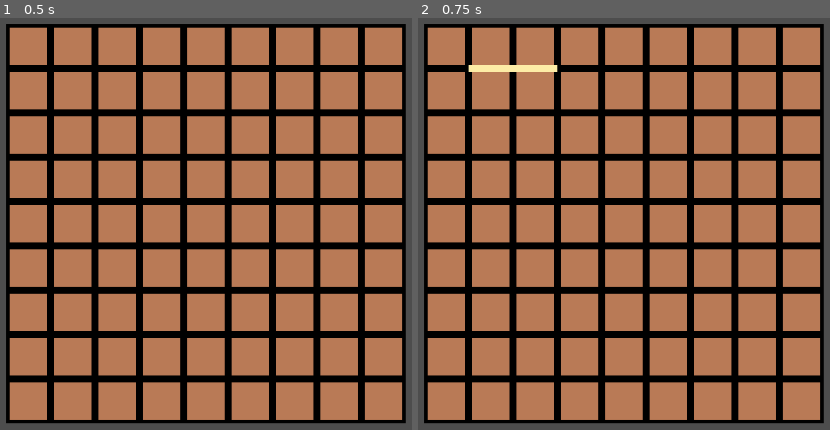
Above: before the commit, frames 1-2 (left to right).
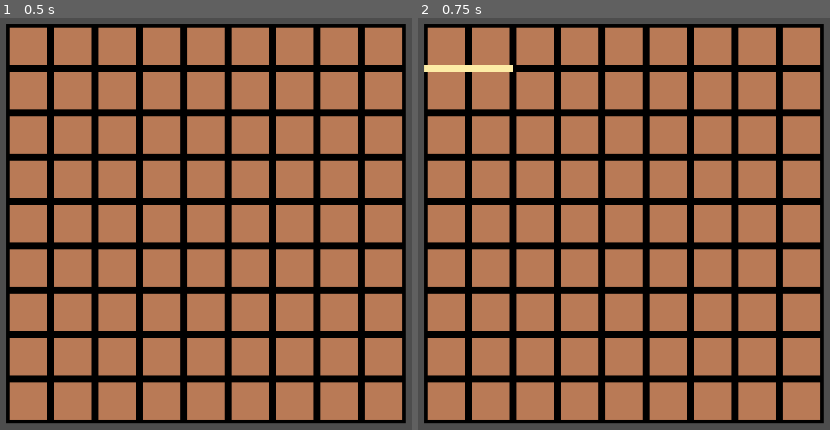
Above: after the commit, the same moments.

Repository: paperbottle11/qdor
Game: Godot game, scene res://main.tscn
The game is run twice, just before and just after one commit, with the same random seed, the same clock (stepped at 60 frames per second) and the same inputs.
Inputs:
- Up to frame 1 (0.5 s): no input
- Up to frame 2 (0.75 s): tap Enter (ui_accept) at 0.5, 0.6 s

Frame 1 is identical in both runs. In frame 2, 0.4% of the frame differs, in the area x 1-34%, y 11-14%.

Commit message:
Added wall placement input filtering

Diff:
--- a/GameManager.gd
+++ b/GameManager.gd
@@ -4,6 +4,8 @@
 var wall_scene = preload("res://wall.tscn")
 var board_size = 9
 var grid_size = 64
+
+var walls = []
 
 # Called when the node enters the scene tree for the first time.
 func _ready():
@@ -16,16 +18,24 @@
 			add_child(grid)
 
 func place_wall(x, y, direction):
+	if type_string(typeof(x)) != "int" or type_string(typeof(y)) != "int" or type_string(typeof(direction)) != "int":
+		print("Error: wall input is not of type integer")
+		return
+	if (not direction and (x > 7 or x < 0 or y < 1 or y > 8)) or (direction and (x < 1 or x > 8 or y > 7 or y < 0)):
+		print("Error: invalid wall placement")
+		return
+
 	var wall = wall_scene.instantiate()
-	if direction == 0:
-		wall.position = Vector2(grid_size * (x + 0.5), grid_size * (y + 0.5) - 5)
-	else:
-		wall.position = Vector2(grid_size * (x + 0.5) + 5, grid_size * (y + 0.5))
 	wall.rotation = deg_to_rad(90) if direction == 1 else 0
+
+	if direction: wall.position = Vector2(grid_size * (x + 0.5) + 5, grid_size * (y + 0.5))
+	else:		  wall.position = Vector2(grid_size * (x + 0.5), grid_size * (y + 0.5) - 5)
+
 	add_child(wall)
+	walls.append([x,y,direction])
 
 
 # Called every frame. 'delta' is the elapsed time since the previous frame.
 func _process(delta):
 	if Input.is_action_just_pressed("ui_accept"):
-		place_wall(1,1,0)
+		place_wall(0,1,0)
